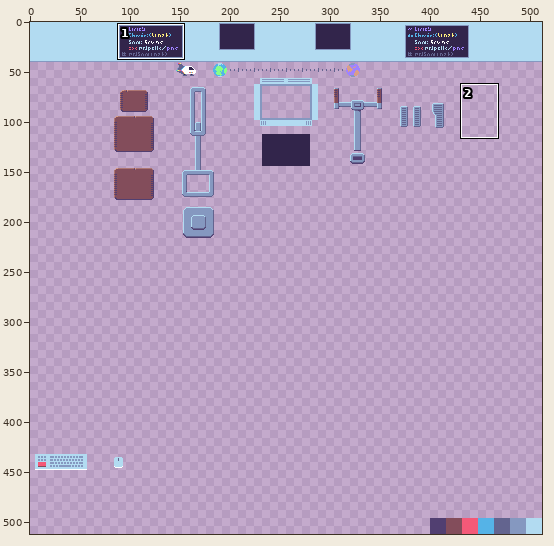
Pixel-art file: level/spaceship/materials/cockpit.aseprite. The first picture is a wide view before the edit; the outline marks the close-up.
Close-up. Before the edit:
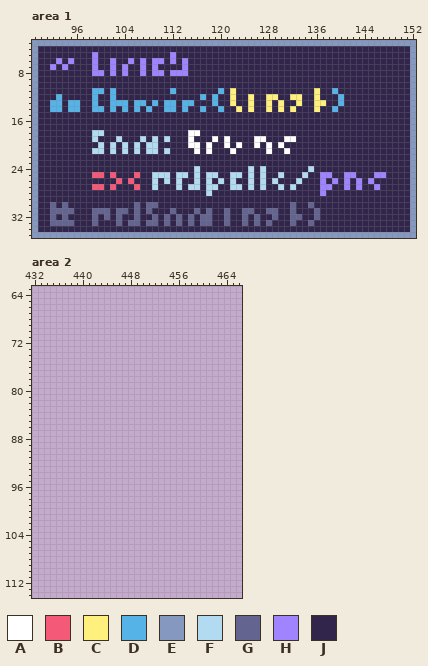
512x512 pixels, 1 frame. Shown: area 1: x 89..152, y 3..35; area 2: x 432..466, y 63..114. The commit also changed other parts of the picture, which this record leaves out.
Visible layers, top first: "emission", "albedo".
Palette (. is transparent): A #ffffff  B #f45978  C #fff07e  D #55b3e7  E #8598c0  F #b2dbf1  G #63648f  H #9f83ff  J #32254b
Pixels before, area 1, first column x 89:
 3 EEEEEEEEEEEEEEEEEEEEEEEEEEEEEEEEEEEEEEEEEEEEEEEEEEEEEEEEEEEEEEEE
 4 EJJJJJJJJJJJJJJJJJJJJJJJJJJJJJJJJJJJJJJJJJJJJJJJJJJJJJJJJJJJJJJE
 5 EJJJJJJJJJHJJJJJJJJJJJJHJJJJJJJJJJJJJJJJJJJJJJJJJJJJJJJJJJJJJJJE
 6 EJJJHJHJJJHJJHJJHJHJHHJHJHJJJJJJJJJJJJJJJJJJJJJJJJJJJJJJJJJJJJJE
 7 EJJHJHJJJJHJJHJHJJHJHJJJJHJJJJJJJJJJJJJJJJJJJJJJJJJJJJJJJJJJJJJE
 8 EJJJJJJJJJHHJHJHJJHJHHJHHHJJJJJJJJJJJJJJJJJJJJJJJJJJJJJJJJJJJJJE
 9 EJJJJJJJJJJJJJJJJJJJJJJJJJJJJJJJJJJJJJJJJJJJJJJJJJJJJJJJJJJJJJJE
10 EJJJJJJJJJJJJJJJJJJJJJJJJJJJJJJJJJJJJJJJJJJJJJJJJJJJJJJJJJJJJJJE
11 EJJJJJJJJJDDJDJJJJJJJJJDJJJJJJJDJCJJJJJJJJJJJJJCJJDJJJJJJJJJJJJE
12 EJJJDJJJJJDJJDJJJJJJJJJJJJJJDJDJJCJJCJJCCJJCCJJCJJJDJJJJJJJJJJJE
13 EJJDDJDDJJDJJDDDJDDJDJDDJDDJJJDJJCJJCJJCJCJJCJJCCJJDJJJJJJJJJJJE
14 EJJDDJDDJJDDJDJDJDJDJJDDJDJJDJJDJJCJCJJCJCJCJJJCJJDJJJJJJJJJJJJE
15 EJJJJJJJJJJJJJJJJJJJJJJJJJJJJJJJJJJJJJJJJJJJJJJJJJJJJJJJJJJJJJJE
16 EJJJJJJJJJJJJJJJJJJJJJJJJJJJJJJJJJJJJJJJJJJJJJJJJJJJJJJJJJJJJJJE
17 EJJJJJJJJJJJJJJJJJJJJJJJJJJJJJJJJJJJJJJJJJJJJJJJJJJJJJJJJJJJJJJE
18 EJJJJJJJJJFFJJJJJJJJJJJJJJAAJJJJJJJJJJJJJJJJJJJJJJJJJJJJJJJJJJJE
19 EJJJJJJJJJFJJJFJJJFJFJFJJJAJJJAJAJJJJAAJJJAAJJJJJJJJJJJJJJJJJJJE
20 EJJJJJJJJJJFJFJFJFJFFJJJJJAAJAJJAJAJJAJAJAJJJJJJJJJJJJJJJJJJJJJE
21 EJJJJJJJJJFFJFJFJFJFFJFJJJJAJAJJJAJJJJJAJJAJJJJJJJJJJJJJJJJJJJJE
22 EJJJJJJJJJJJJJJJJJJJJJJJJJJJJJJJJJJJJJJJJJJJJJJJJJJJJJJJJJJJJJJE
23 EJJJJJJJJJJJJJJJJJJJJJJJJJJJJJJJJJJJJJJJJJJJJJJJJJJJJJJJJJJJJJJE
24 EJJJJJJJJJJJJJJJJJJJJJJJJJJFJJJJJJJJFJFJJJJJJJFJJJJJJJJJJJJJJJJE
25 EJJJJJJJJJBBJBJJJBJJFFFJFFJFJFFJJFFJFJFJJFJJJFJJHHJJHHJJJHHJJJJE
26 EJJJJJJJJJJJJJBJBJJJFJFJFJJFJFJFJFJJFJFJFJJJFJJJHJHJHJHJHJJJJJJE
27 EJJJJJJJJJBBJBJJJBJJFJJJFJFFJFFJJFFJFJFJJFJFJJJJHHJJHJHJJHJJJJJE
28 EJJJJJJJJJJJJJJJJJJJJJJJJJJJJFJJJJJJJJJJJJJJJJJJHJJJJJJJJJJJJJJE
29 EJJJJJJJJJJJJJJJJJJJJJJJJJJJJJJJJJJJJJJJJJJJJJJJJJJJJJJJJJJJJJJE
30 EJJGJGJJJJJJJJJJJGJGGJJJJJJJJJJJJJJJJJJJJJJGJJGJJJJJJJJJJJJJJJJE
31 EJJGGGGJJJGGGJGGJGJGJJJGJJJGJGJJGJJGGJJGGJJGJJJGJJJJJJJJJJJJJJJE
32 EJJGJGJJJJGJGJGJJGJJGJGJGJGJGGJJGJJGJGJJGJJGGJJGJJJJJJJJJJJJJJJE
33 EJJGGGGJJJGJJJGJGGJGGJGJGJGJGGJJGJJGJGJGJJJGJJGJJJJJJJJJJJJJJJJE
34 EJJJJJJJJJJJJJJJJJJJJJJJJJJJJJJJJJJJJJJJJJJJJJJJJJJJJJJJJJJJJJJE
35 EEEEEEEEEEEEEEEEEEEEEEEEEEEEEEEEEEEEEEEEEEEEEEEEEEEEEEEEEEEEEEEE
After:
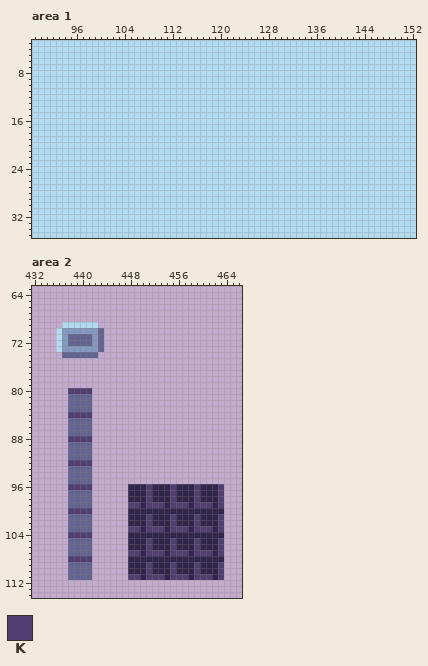
Colours new in this view: K #513f71
Difference:
Changed rows in their new state; - is an unchanged pixel.
Area 1, layers "emission", "albedo":
first column x 89:
 3 FFFFFFFFFFFFFFFFFFFFFFFFFFFFFFFFFFFFFFFFFFFFFFFFFFFFFFFFFFFFFFFF
 4 FFFFFFFFFFFFFFFFFFFFFFFFFFFFFFFFFFFFFFFFFFFFFFFFFFFFFFFFFFFFFFFF
 5 FFFFFFFFFFFFFFFFFFFFFFFFFFFFFFFFFFFFFFFFFFFFFFFFFFFFFFFFFFFFFFFF
 6 FFFFFFFFFFFFFFFFFFFFFFFFFFFFFFFFFFFFFFFFFFFFFFFFFFFFFFFFFFFFFFFF
 7 FFFFFFFFFFFFFFFFFFFFFFFFFFFFFFFFFFFFFFFFFFFFFFFFFFFFFFFFFFFFFFFF
 8 FFFFFFFFFFFFFFFFFFFFFFFFFFFFFFFFFFFFFFFFFFFFFFFFFFFFFFFFFFFFFFFF
 9 FFFFFFFFFFFFFFFFFFFFFFFFFFFFFFFFFFFFFFFFFFFFFFFFFFFFFFFFFFFFFFFF
10 FFFFFFFFFFFFFFFFFFFFFFFFFFFFFFFFFFFFFFFFFFFFFFFFFFFFFFFFFFFFFFFF
11 FFFFFFFFFFFFFFFFFFFFFFFFFFFFFFFFFFFFFFFFFFFFFFFFFFFFFFFFFFFFFFFF
12 FFFFFFFFFFFFFFFFFFFFFFFFFFFFFFFFFFFFFFFFFFFFFFFFFFFFFFFFFFFFFFFF
13 FFFFFFFFFFFFFFFFFFFFFFFFFFFFFFFFFFFFFFFFFFFFFFFFFFFFFFFFFFFFFFFF
14 FFFFFFFFFFFFFFFFFFFFFFFFFFFFFFFFFFFFFFFFFFFFFFFFFFFFFFFFFFFFFFFF
15 FFFFFFFFFFFFFFFFFFFFFFFFFFFFFFFFFFFFFFFFFFFFFFFFFFFFFFFFFFFFFFFF
16 FFFFFFFFFFFFFFFFFFFFFFFFFFFFFFFFFFFFFFFFFFFFFFFFFFFFFFFFFFFFFFFF
17 FFFFFFFFFFFFFFFFFFFFFFFFFFFFFFFFFFFFFFFFFFFFFFFFFFFFFFFFFFFFFFFF
18 FFFFFFFFFF--FFFFFFFFFFFFFFFFFFFFFFFFFFFFFFFFFFFFFFFFFFFFFFFFFFFF
19 FFFFFFFFFF-FFF-FFF-F-F-FFFFFFFFFFFFFFFFFFFFFFFFFFFFFFFFFFFFFFFFF
20 FFFFFFFFFFF-F-F-F-F--FFFFFFFFFFFFFFFFFFFFFFFFFFFFFFFFFFFFFFFFFFF
21 FFFFFFFFFF--F-F-F-F--F-FFFFFFFFFFFFFFFFFFFFFFFFFFFFFFFFFFFFFFFFF
22 FFFFFFFFFFFFFFFFFFFFFFFFFFFFFFFFFFFFFFFFFFFFFFFFFFFFFFFFFFFFFFFF
23 FFFFFFFFFFFFFFFFFFFFFFFFFFFFFFFFFFFFFFFFFFFFFFFFFFFFFFFFFFFFFFFF
24 FFFFFFFFFFFFFFFFFFFFFFFFFFF-FFFFFFFF-F-FFFFFFF-FFFFFFFFFFFFFFFFF
25 FFFFFFFFFFFFFFFFFFFF---F--F-F--FF--F-F-FF-FFF-FFFFFFFFFFFFFFFFFF
26 FFFFFFFFFFFFFFFFFFFF-F-F-FF-F-F-F-FF-F-F-FFF-FFFFFFFFFFFFFFFFFFF
27 FFFFFFFFFFFFFFFFFFFF-FFF-F--F--FF--F-F-FF-F-FFFFFFFFFFFFFFFFFFFF
28 FFFFFFFFFFFFFFFFFFFFFFFFFFFFF-FFFFFFFFFFFFFFFFFFFFFFFFFFFFFFFFFF
29 FFFFFFFFFFFFFFFFFFFFFFFFFFFFFFFFFFFFFFFFFFFFFFFFFFFFFFFFFFFFFFFF
30 FFFFFFFFFFFFFFFFFFFFFFFFFFFFFFFFFFFFFFFFFFFFFFFFFFFFFFFFFFFFFFFF
31 FFFFFFFFFFFFFFFFFFFFFFFFFFFFFFFFFFFFFFFFFFFFFFFFFFFFFFFFFFFFFFFF
32 FFFFFFFFFFFFFFFFFFFFFFFFFFFFFFFFFFFFFFFFFFFFFFFFFFFFFFFFFFFFFFFF
33 FFFFFFFFFFFFFFFFFFFFFFFFFFFFFFFFFFFFFFFFFFFFFFFFFFFFFFFFFFFFFFFF
34 FFFFFFFFFFFFFFFFFFFFFFFFFFFFFFFFFFFFFFFFFFFFFFFFFFFFFFFFFFFFFFFF
35 FFFFFFFFFFFFFFFFFFFFFFFFFFFFFFFFFFFFFFFFFFFFFFFFFFFFFFFFFFFFFFFF
Area 2, layer "albedo":
first column x 436:
 69 -FFFFFF-
 70 FEEEEEEG
 71 FEGGGGEG
 72 FEGGGGEG
 73 FEEEEEEG
 74 -GGGGGG-
first column x 438:
 80 KKKK----------------------
 81 GGGG----------------------
 82 GGGG----------------------
 83 GGGG----------------------
 84 KKKK----------------------
 85 GGGG----------------------
 86 GGGG----------------------
 87 GGGG----------------------
 88 KKKK----------------------
 89 GGGG----------------------
 90 GGGG----------------------
 91 GGGG----------------------
 92 KKKK----------------------
 93 GGGG----------------------
 94 GGGG----------------------
 95 GGGG----------------------
 96 KKKK------JJJKJJJKJJJKJJJK
 97 GGGG------JJJKJJJKJJJKJJJK
 98 GGGG------JJJKJJJKJJJKJJJK
 99 GGGG------KKJKKKJKKKJKKKJK
100 KKKK------JJJJJJJJJJJJJJJJ
101 GGGG------JJJKJJJKJJJKJJJK
102 GGGG------JJJKJJJKJJJKJJJK
103 GGGG------KKJKKKJKKKJKKKJK
104 KKKK------JJJJJJJJJJJJJJJJ
105 GGGG------JJJKJJJKJJJKJJJK
106 GGGG------JJJKJJJKJJJKJJJK
107 GGGG------KKJKKKJKKKJKKKJK
108 KKKK------JJJJJJJJJJJJJJJJ
109 GGGG------JJJKJJJKJJJKJJJK
110 GGGG------JJJKJJJKJJJKJJJK
111 GGGG------KKJKKKJKKKJKKKJK
